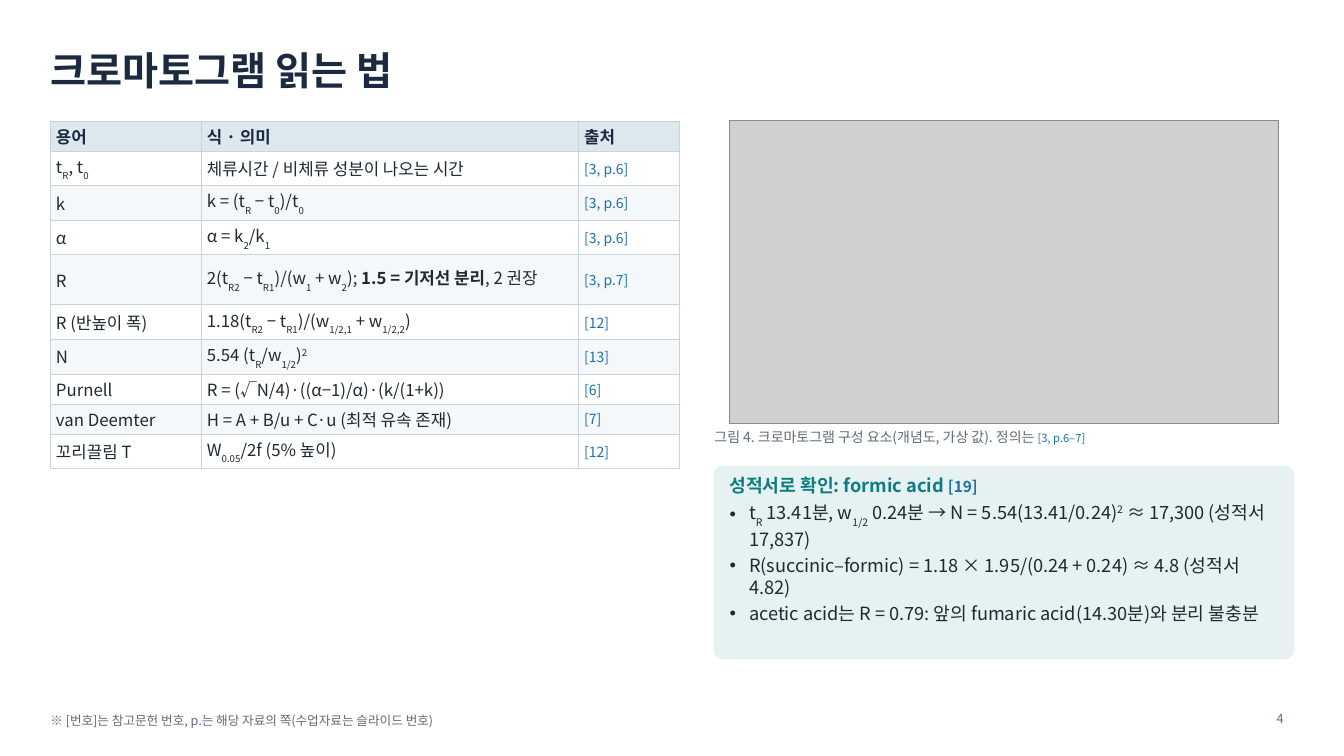
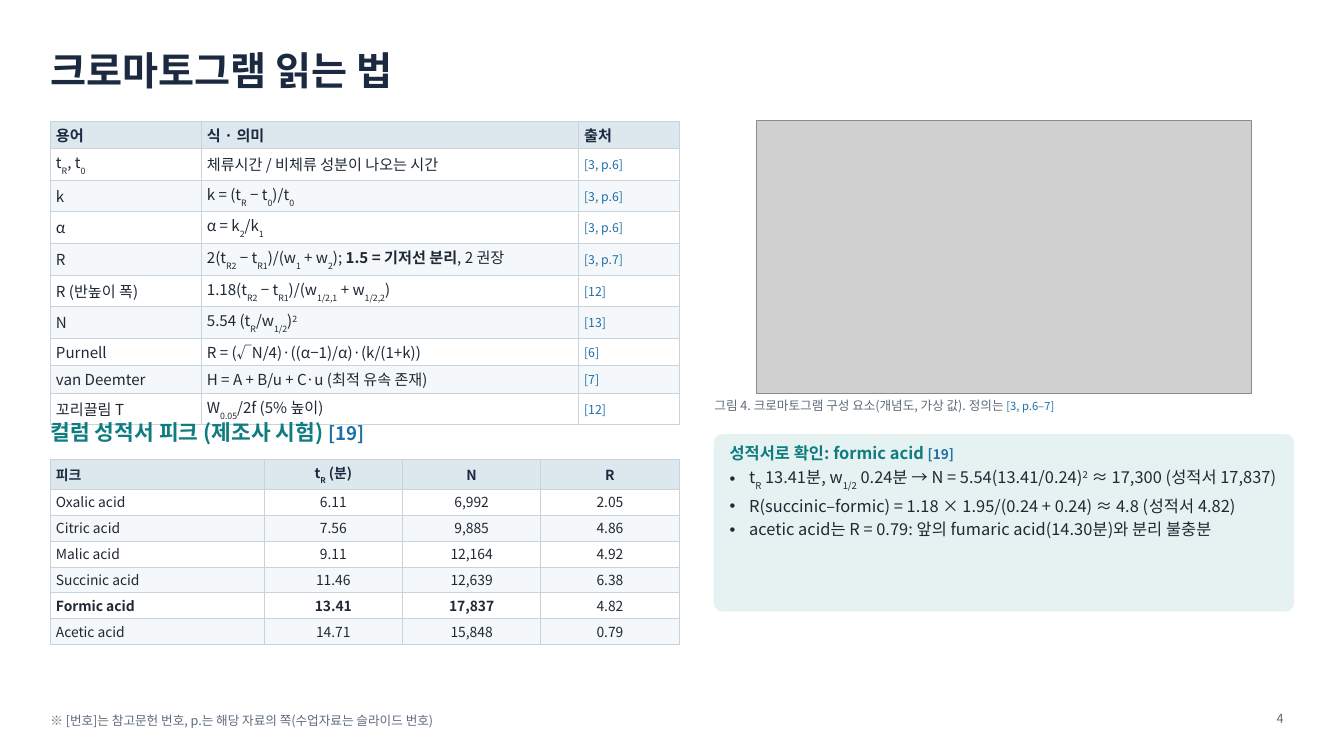
Before and after one commit to mingyu221/office, a slide deck: slide 4 of HPLC_formate_slides_KO.pptx. Drawn at 1344x756 pixels with LibreOffice and Linux fonts; fonts in the diff are those of the drawing; grey boxes stand for pictures. Boxes give left, top, right and bottom in pixels: in the first picture for what was removed or moved away, otherwise in the second. Text is boxed around its words. In the diff, an @@ line names an element or a change of style, - is before the commit and + after.

```diff
--- a/HPLC_formate_slides_KO.pptx
+++ b/HPLC_formate_slides_KO.pptx
@@ table at (50,121,680,423) @@
@@ size 12 to 10.8 pt in "용어", "식 · 의미", "출처", "tR, t0" and 17 more places @@
@@ size 10 to 8.8 pt in "[3, p.6]", "[3, p.6]", "[3, p.6]", "[3, p.7]" and 5 more places @@
@@ picture: place and size @@
-picture at (729,121,1278,423)
+picture at (757,121,1252,393)
@@ text "그림 4. 크로마토그램 구성 요소(개념도, ...": place and size @@
-text "그림 4. 크로마토그램 구성 요소(개념도, ..." at (714,430,1085,445)
+text "그림 4. 크로마토그램 구성 요소(개념도, ..." at (714,399,1054,413)
@@ text "그림 4. 크로마토그램 구성 요소(개념도, ..." at (714,399,1054,413): size 10 to 9 pt in "그림 4. 크로마토그램 구성 요소(개념도, 가상 값). ..." @@
@@ text added at (50,422,365,444), 15.3 pt, text #0F7C80, bold @@
+컬럼 성적서 피크 (제조사 시험) [19]
@@ rounded rectangle: place and size @@
-rounded rectangle at (715,467,1294,658)
+rounded rectangle at (715,435,1294,611)
@@ rounded rectangle at (715,435,1294,611): proportions changed @@
@@ text "성적서로 확인: formic acid [19]": place and size @@
-text "성적서로 확인: formic acid [19]" at (730,476,1265,624)
+text "성적서로 확인: formic acid [19]" at (730,445,1276,538)
@@ text "성적서로 확인: formic acid [19]" at (730,445,1276,538): size 13 to 11.7 pt; size 11 to 9.7 pt in "[19]" @@
@@ table added at (50,460,679,644), 7 rows, 4 columns @@
+피크 | tR (분) | N | R
+Oxalic acid | 6.11 | 6,992 | 2.05
+Citric acid | 7.56 | 9,885 | 4.86
+Malic acid | 9.11 | 12,164 | 4.92
+Succinic acid | 11.46 | 12,639 | 6.38
+Formic acid | 13.41 | 17,837 | 4.82
+Acetic acid | 14.71 | 15,848 | 0.79
```
Also in this commit, not shown: 6 other slides changed, 1 slide added, 3 other files.
